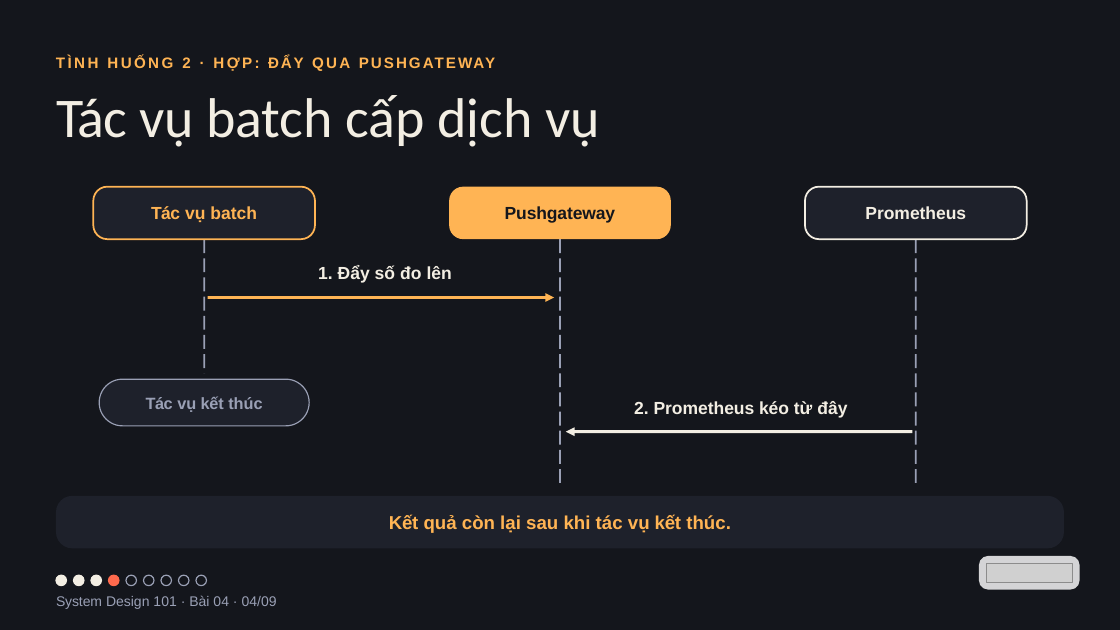
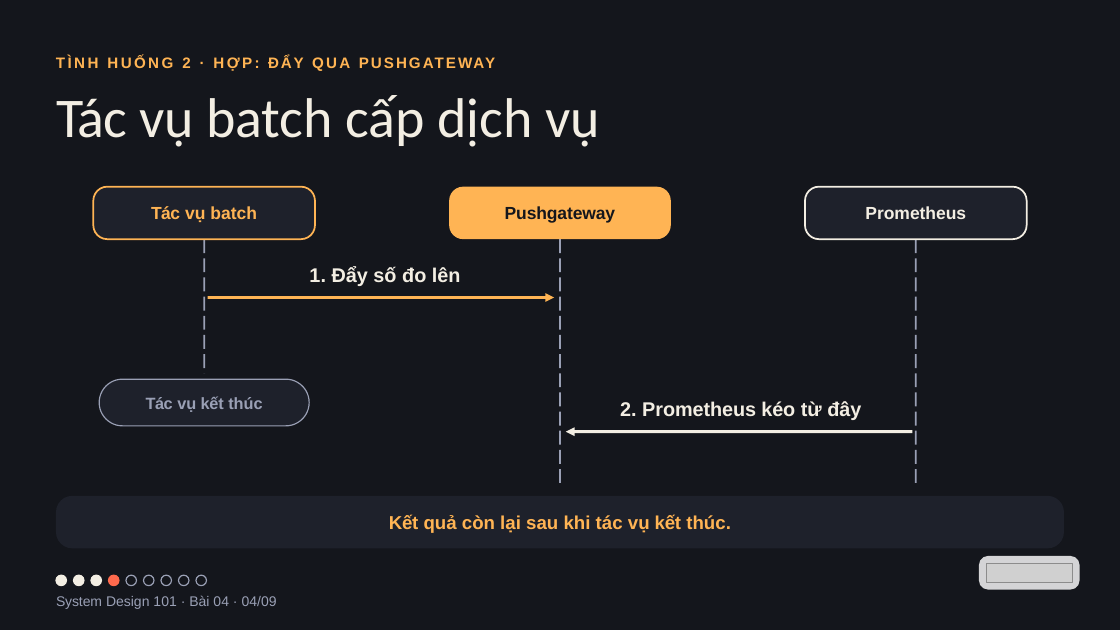
Before and after one commit to vohoailinh90/tool-marketing-studio, a slide deck: slide 4 of system-design-101/vi/lessons/sd-13-004/slides/sd-13-004.pptx. Drawn at 1120x630 pixels with LibreOffice and Linux fonts; fonts in the diff are those of the drawing; grey boxes stand for pictures. Boxes give left, top, right and bottom in pixels: in the first picture for what was removed or moved away, otherwise in the second. Text is boxed around its words. In the diff, an @@ line names an element or a change of style, - is before the commit and + after.

```diff
--- a/system-design-101/vi/lessons/sd-13-004/slides/sd-13-004.pptx
+++ b/system-design-101/vi/lessons/sd-13-004/slides/sd-13-004.pptx
@@ text "1. Đẩy số đo lên" at box(309, 266, 461, 286): size 22.5 to 25.5 pt; letter spacing 0 to -0.1 pt in "Đẩy số" @@
@@ text "2. Prometheus kéo từ đây" at box(620, 401, 861, 420): size 22.5 to 25.5 pt; letter spacing 0 to 0.1 pt in "2."; letter spacing -0.2 to -0.3 pt in "kéo" @@
```
Also in this commit, not shown: 1 other slide changed, 4 other files.
